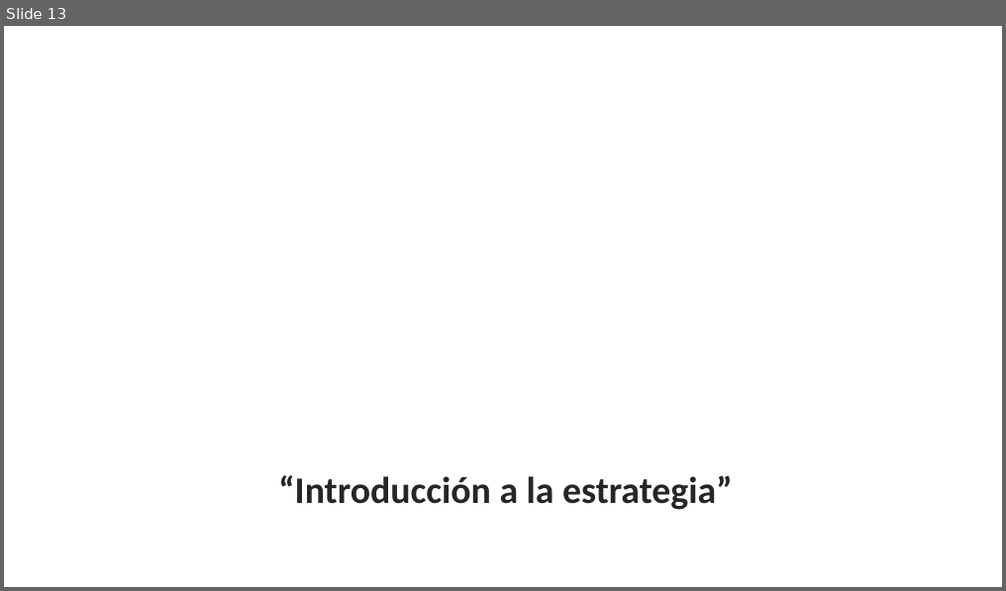
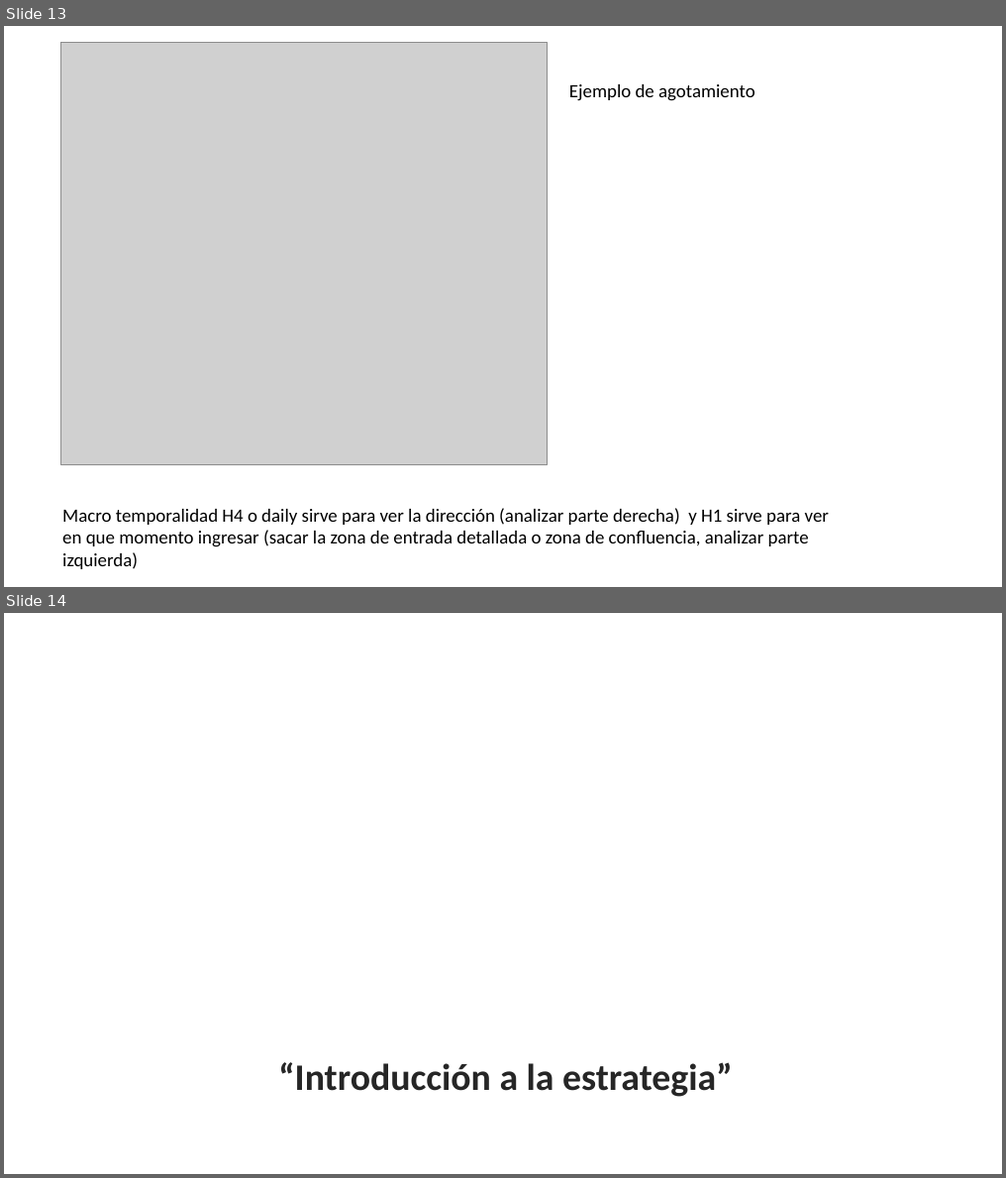
Before and after one commit to Edd1eware/Yields_Academy, a slide deck: Manual_YIELDS_ACADEMY.pptx. Shown one above the other, each under a label of ours: slide 13 before the commit, slides 13 and 14 after it. The pictures are 1006x591 and 1006x1178 pixels, drawn with LibreOffice and Linux fonts; fonts in the diff are those of the drawing; grey boxes stand for pictures; background and template pictures are left out. Boxes give left, top, right and bottom in pixels: in the first picture for what was removed or moved away, otherwise in the second. Text is boxed around its words. In the diff, an @@ line names an element or a change of style, - is before the commit and + after.

Commit message:
ejemplo agotamiento

```diff
--- a/Manual_YIELDS_ACADEMY.pptx
+++ b/Manual_YIELDS_ACADEMY.pptx
@@ slide 13 added at (4, 26, 1002, 587), background #FFFFFF @@
@@ picture added at (60, 42, 547, 465) @@
@@ text added at (569, 84, 755, 101), 18 pt, text #000000 @@
+Ejemplo de agotamiento
@@ text added at (62, 508, 829, 570), 18 pt, text #000000 @@
+Macro temporalidad H4 o daily sirve para ver la dirección (analizar parte derecha) y H1 sirve para ver en que momento ingresar (sacar la zona de entrada detallada o zona de confluencia, analizar parte izquierda)
@@ what was slide 13 is now slide 14 @@
```
